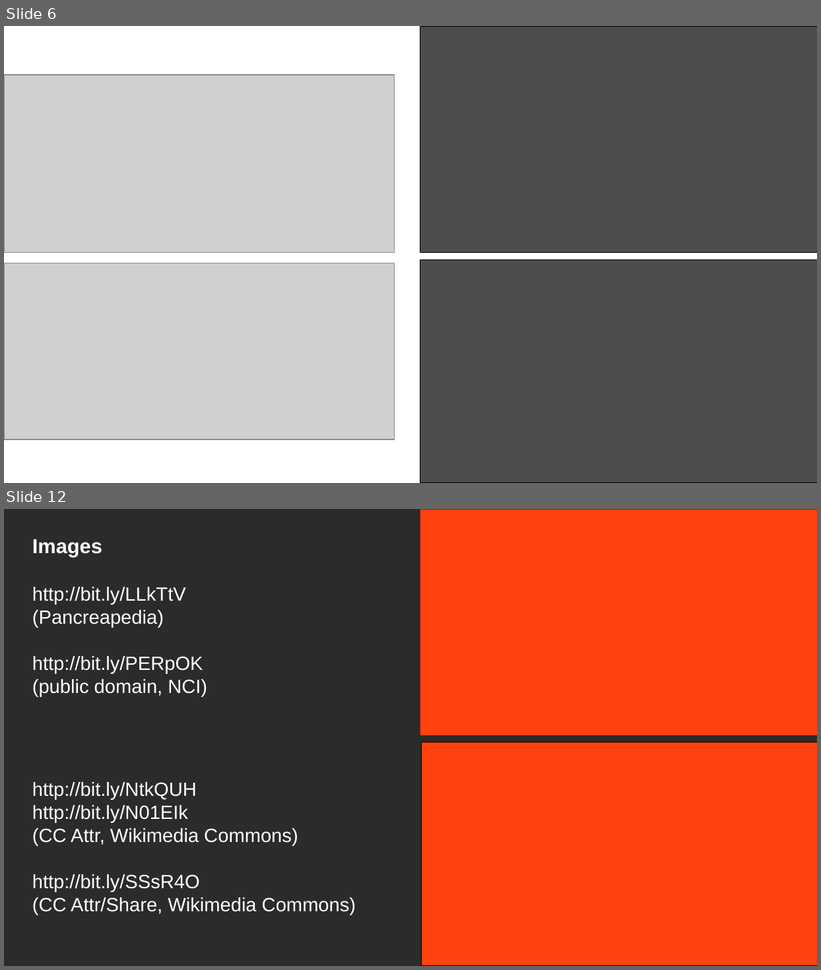
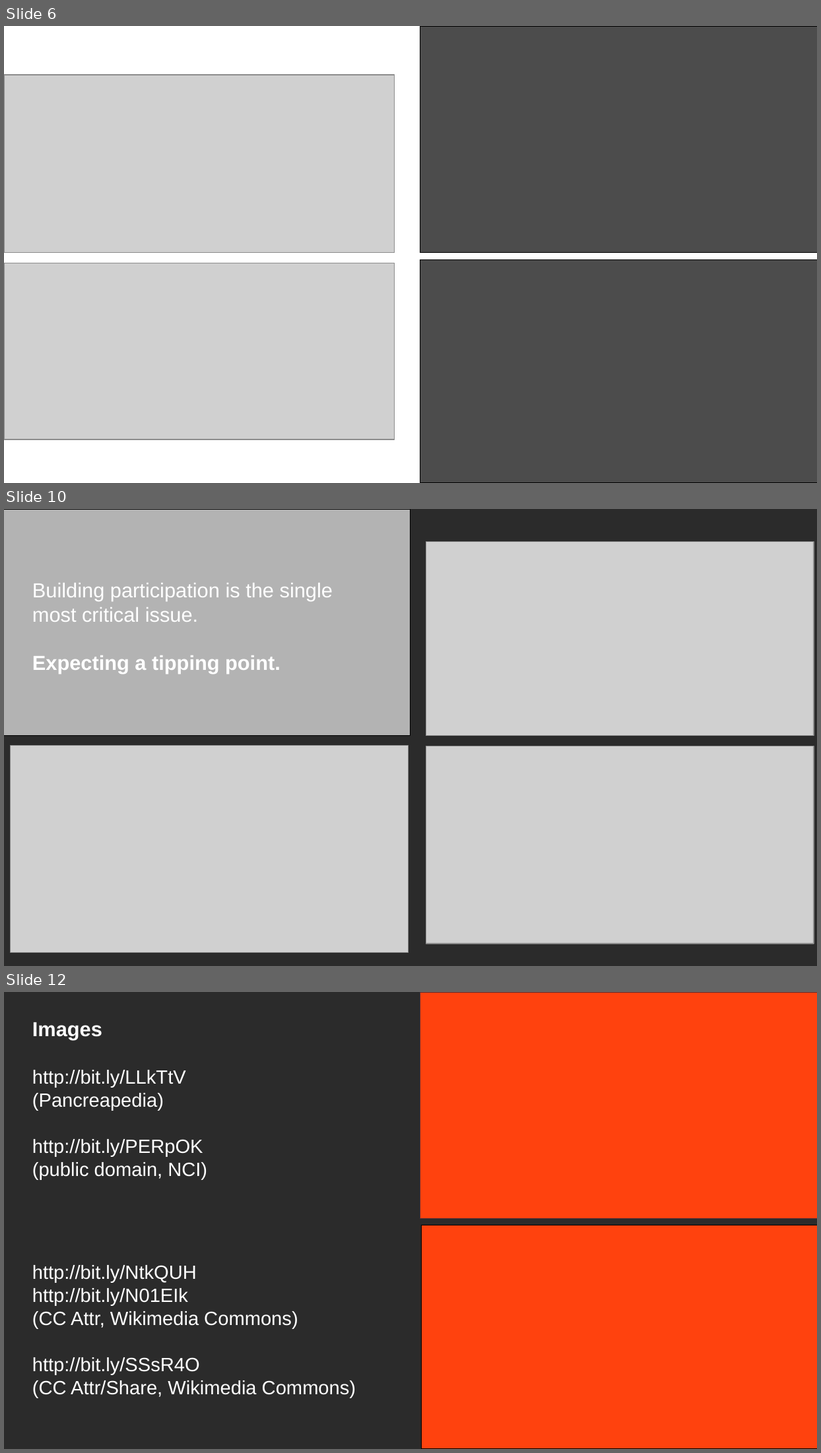
Before and after one commit to bryanesmith/panc-lightning-talk, a slide deck: pancreapedia-mlib-lightning.2012-07.odp. Shown one above the other, each under a label of ours: slides 6 and 12 before the commit, slides 6, 10 and 12 after it; the slides between them are not shown. The pictures are 821x970 and 821x1453 pixels, drawn with LibreOffice and Linux fonts; fonts in the diff are those of the drawing; grey boxes stand for pictures; background and template pictures are left out; a plain dark background stands for a picture behind light text. Boxes give left, top, right and bottom in pixels: in the first picture for what was removed or moved away, otherwise in the second. Text is boxed around its words. In the diff, an @@ line names an element or a change of style, - is before the commit and + after.

Commit message:
Added text to remaining slides... =)

```diff
--- a/pancreapedia-mlib-lightning.2012-07.odp
+++ b/pancreapedia-mlib-lightning.2012-07.odp
@@ slide 10 added at (4,509,817,966), background picture (left out) @@
@@ rectangle added at (4,509,411,736), fill #B3B3B3, outline #000000 0 pt @@
@@ picture added at (426,541,814,736) @@
@@ text added at (32,583,333,674), 18 pt, text #FFFFFF @@
+Building participation is the single most critical issue.
+Expecting a tipping point.
@@ picture added at (11,746,408,953) @@
@@ picture added at (426,747,814,944) @@
```
Also in this commit, not shown: 4 other slides added, 5 slides removed.
